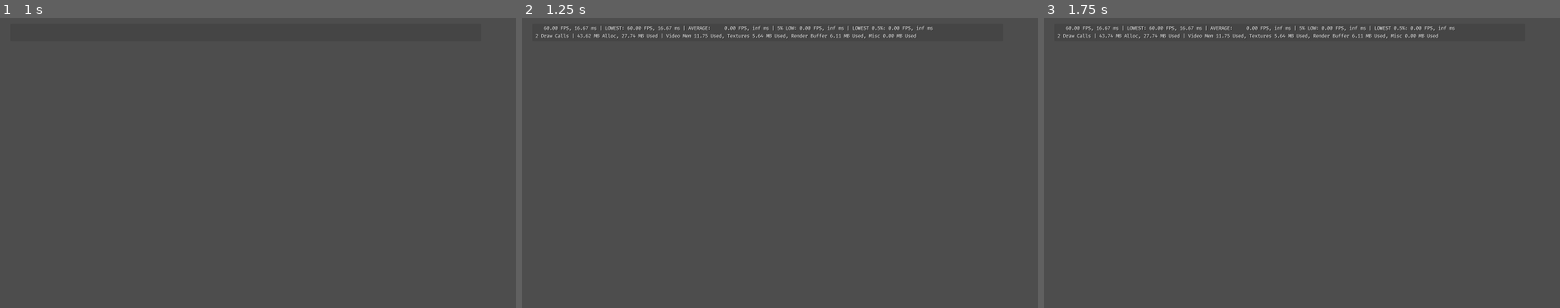
Above: before the commit, frames 1-3 (left to right).
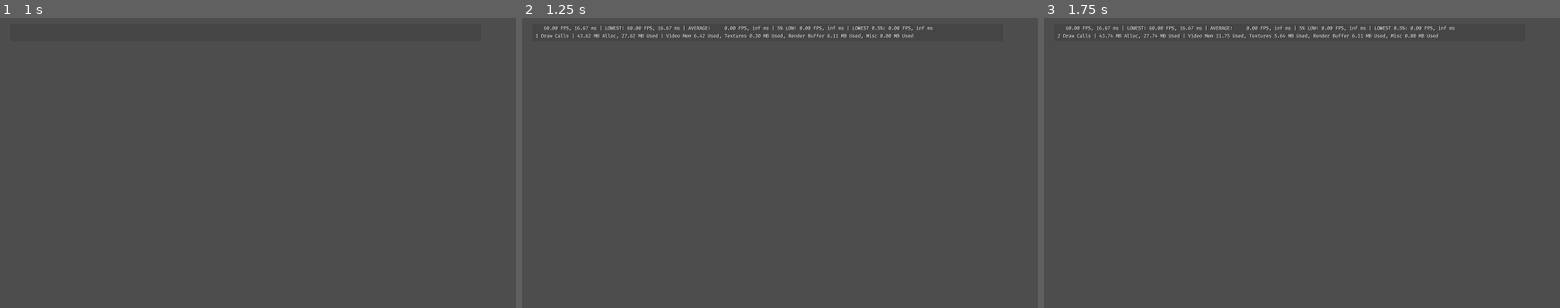
Above: after the commit, the same moments.

Repository: rchanlatte95/godot-ai-test
Game: Godot game, scene res://base.tscn
Two runs of this game, one before a commit and one after it. Both use one fixed random seed, a clock stepped at 60 frames per second and the inputs below.
Inputs:
- Up to frame 1 (1 s): tap Enter at 0.5 s
- Up to frame 2 (1.25 s): no input
- Up to frame 3 (1.75 s): no input

Frame 1 is identical in both runs. In frame 2, 0.3% of the frame differs, in the area x 2-77%, y 5-8%; in frame 3, nothing differs.

Commit message:
Removing timing stats txt files

Diff:
--- a/snayff-ai-test/base.tscn
+++ b/snayff-ai-test/base.tscn
@@ -24,6 +24,7 @@
 alignment_horizontal = 0
 alignment_vertical = 0
 script = ExtResource("1_jqxe1")
+MilisecondsPerUpdate = 125
 TimeStats = NodePath("DiagnosticPanel/MarginContainer/DiagnosticContainer/DiagnosticTimingStats")
 MemStats = NodePath("DiagnosticPanel/MarginContainer/DiagnosticContainer/DiagnosticMemoryStats")
 
--- a/snayff-ai-test/diagnostics.gd
+++ b/snayff-ai-test/diagnostics.gd
@@ -1,17 +1,14 @@
 extends AspectRatioContainer
 
+@export_range (1, 500) var MilisecondsPerUpdate: int
 @export var TimeStats: Label
 @export var MemStats: Label
 
-const MAX_FPS: int = 999
-const TARGET_FPS: int = 72
 const MILISECS_PER_SEC: int = 1000
+const MILISECS_TO_SECS: float = 1.0 / MILISECS_PER_SEC
 const SECS_PER_MIN: int = 60
 const MINS_PER_HOUR: int = 60
 const SECS_PER_HOUR: int = (SECS_PER_MIN * MINS_PER_HOUR)
-
-const MAX_FRAMES_PER_MIN: int = (MAX_FPS * SECS_PER_MIN)
-const MAX_FRAMES_PER_HOUR: int = (MAX_FPS * SECS_PER_HOUR)
 
 const LOWEST_PCT_RANGE: float = 0.05
 
@@ -186,7 +183,8 @@
 			FlushStatsToFile()
 			auto_flush_ctr = 0
 
-	if (accum >= 0.08333):
+	var update_threshold = MilisecondsPerUpdate * MILISECS_TO_SECS
+	if (accum >= update_threshold):
 		DisplayTimeStats(delta)
 		DisplayMemStats()
 		accum = 0.0
Not shown, removed: snayff-ai-test/2024-09-01_2B4F9A1C_timingStats.txt
Not shown, removed: snayff-ai-test/2024-09-01_31FED3E4_timingStats.txt
Not shown, removed: snayff-ai-test/2024-09-01_34493821_timingStats.txt
Not shown, removed: snayff-ai-test/2024-09-01_5BEC03AE_timingStats.txt
Not shown, removed: snayff-ai-test/2024-09-01_647F8ABE_timingStats.txt
Not shown, removed: snayff-ai-test/2024-09-01_72AB86A7_timingStats.txt
Not shown, removed: snayff-ai-test/2024-09-01_BC70CEC7_timingStats.txt
